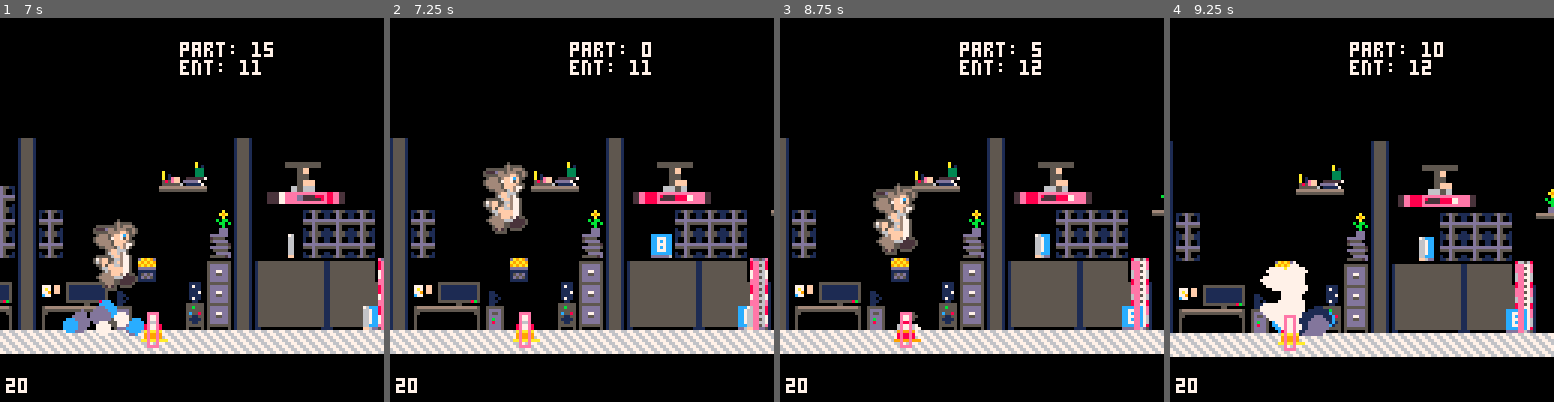
Above: before the commit, frames 1-4 (left to right).
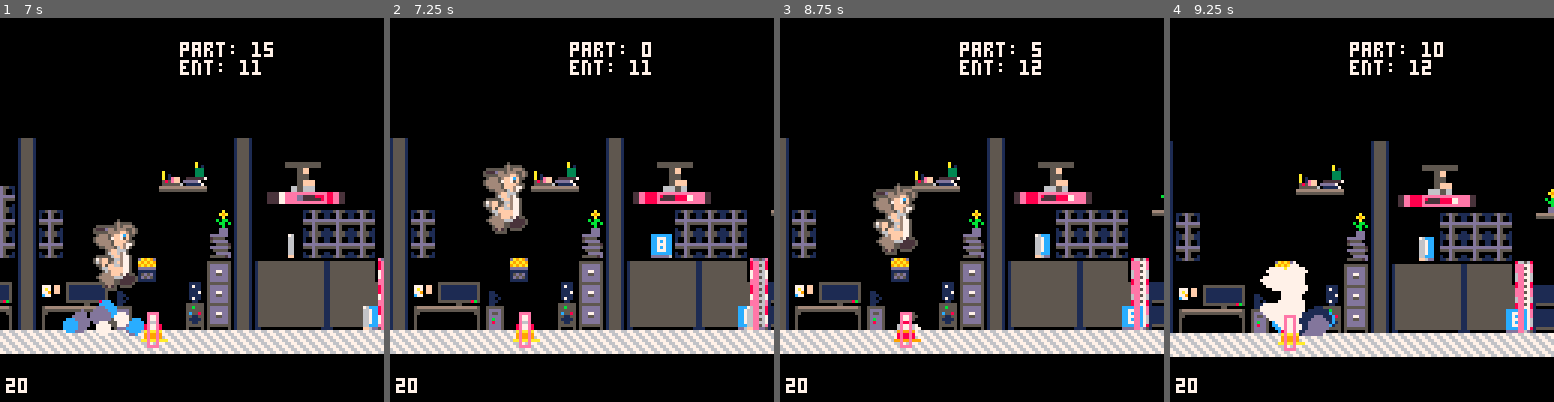
Above: after the commit, the same moments.

Repository: aritosuits/onebuttonjam2024
Game: PICO-8 cartridge cart.p8
Two runs of this game, one before a commit and one after it. Both use one fixed random seed, a clock stepped at 60 frames per second and the inputs below.
Inputs:
- Up to frame 1 (7 s): tap O (Z key) at 0.7, 1.7, 2.1, 2.5, 2.9, 3.3, 3.7, 4.1, 4.5, 4.9, 5.3, 5.7, 6.1, 6.5, 6.9 s
- Up to frame 2 (7.25 s): no input
- Up to frame 3 (8.75 s): tap O (Z key) every 0.4 s from 7.3 to 8.5 s
- Up to frame 4 (9.25 s): tap O (Z key) at 8.9 s

Frame 1 is identical in both runs. In frame 2, less than 0.1% of the frame differs, in the area x 99-100%, y 68-81%; in frame 3, 0.3%; in frame 4, 0.5%, in the area x 95-100%, y 69-82%.

Commit message:
Added ceiling tile!

Diff:
--- a/cart.p8
+++ b/cart.p8
@@ -155,13 +155,13 @@
 088880880880888808888088880088880088880088008880088880088800000000cccccc44444444444444444444444033377333337773333773377333333773
 08888088088088880282808288808888802888808808288802888082888000000111ccc444444444444444444444440033777733377777733377773333333773
 082000282820028008200028082082028082028088028082082000280880000001111c4444444444444444444444440033333333333333333333333333333333
-028000828280082002800082028028082028082082082000028000820000000001111c044444444444444444444444000000000000000000cccccccce8e8e8e2
-0828202828200280082820282820828280828280280282800828202828000000001110044444444444444444444440000000000000000000cc7777cc8e8e8e8e
-02828082028008200282d08282002828002d28008200282d0282800282d00000000000004444444444444444444440000000000000000000c77cc77ce8e8e8e2
-0d20002d0d2002800d20002d0d20820000d202d02d0000d2082000000d200000000000000444444444444444444400000000000000000000c77ccccc8e8e8e8e
-02d000d202d00d2002d000d202d02d00002d0d20d20d202d02d000d202d00000000000000044444444444444444400000000000000000000c77ccccce8e8e8e2
-0d2d202d0d2002d00d2d202d0d20d20000d202d02d02d2d20d2d202d2d200000000000000004444444444444444000000000000000000000c77cc77c8e8e8e8e
-0222202202200220022220220220220000220220220022200222200222000000000000000004444444444444444000000000000000000000cc7777cce8e8e8e2
+028000828280082002800082028028082028082082082000028000820000000001111c044444444444444444444444006777677611111111cccccccce8e8e8e2
+0828202828200280082820282820828280828280280282800828202828000000001110044444444444444444444440007676776611111111cc7777cc8e8e8e8e
+02828082028008200282d08282002828002d28008200282d0282800282d00000000000004444444444444444444440007767767711111111c77cc77ce8e8e8e2
+0d20002d0d2002800d20002d0d20820000d202d02d0000d2082000000d200000000000000444444444444444444400006777677611111111c77ccccc8e8e8e8e
+02d000d202d00d2002d000d202d02d00002d0d20d20d202d02d000d202d00000000000000044444444444444444400007767676711111111c77ccccce8e8e8e2
+0d2d202d0d2002d00d2d202d0d20d20000d202d02d02d2d20d2d202d2d200000000000000004444444444444444000007676767611111111c77cc77c8e8e8e8e
+0222202202200220022220220220220000220220220022200222200222000000000000000004444444444444444000005555555555555555cc7777cce8e8e8e2
 0000000000000000000000000000000000000000000000000000000000000000000000000004444444444444444000000000000000000000cccccccc2e2e2e2e
 __gff__
 0000000000000000000000000000000000000000000000000000000000000000000000000000000000000000000000000000000000000000000000000000000000000000000000000000000000000000000000000000000000000000000000000000000000000000000000000000000000000000000000000000000000000000
